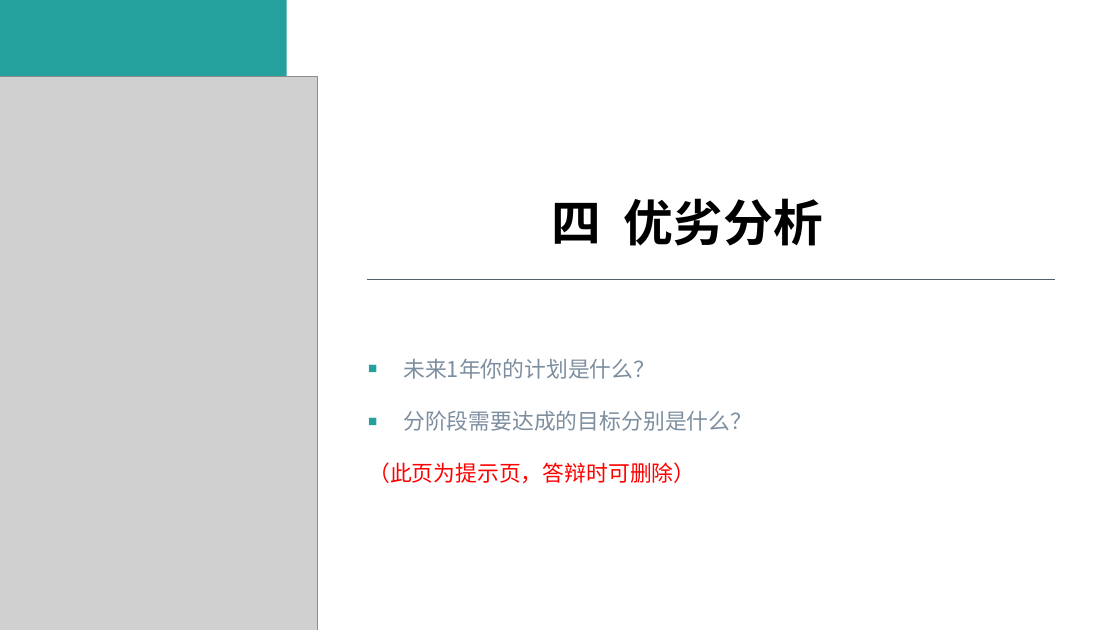
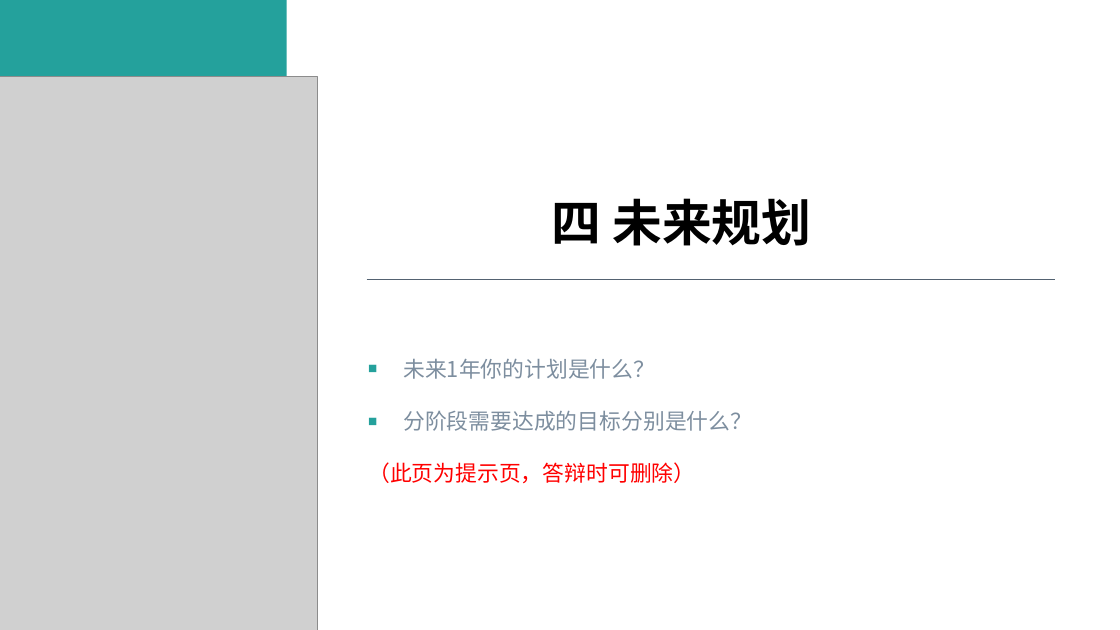
Before and after one commit to Aubwls/dabian, a slide deck: slide 9 of 实习答辩PPT模板-2020.pptx. Drawn at 1120x630 pixels with LibreOffice and Linux fonts; fonts in the diff are those of the drawing; grey boxes stand for pictures. Boxes give left, top, right and bottom in pixels: in the first picture for what was removed or moved away, otherwise in the second. Text is boxed around its words. In the diff, an @@ line names an element or a change of style, - is before the commit and + after.

```diff
--- a/实习答辩PPT模板-2020.pptx
+++ b/实习答辩PPT模板-2020.pptx
@@ text at <box>551,198,811,246</box>: text changed @@
-四 优劣分析
+四 未来规划
```
Also in this commit, not shown: 5 other slides changed.
